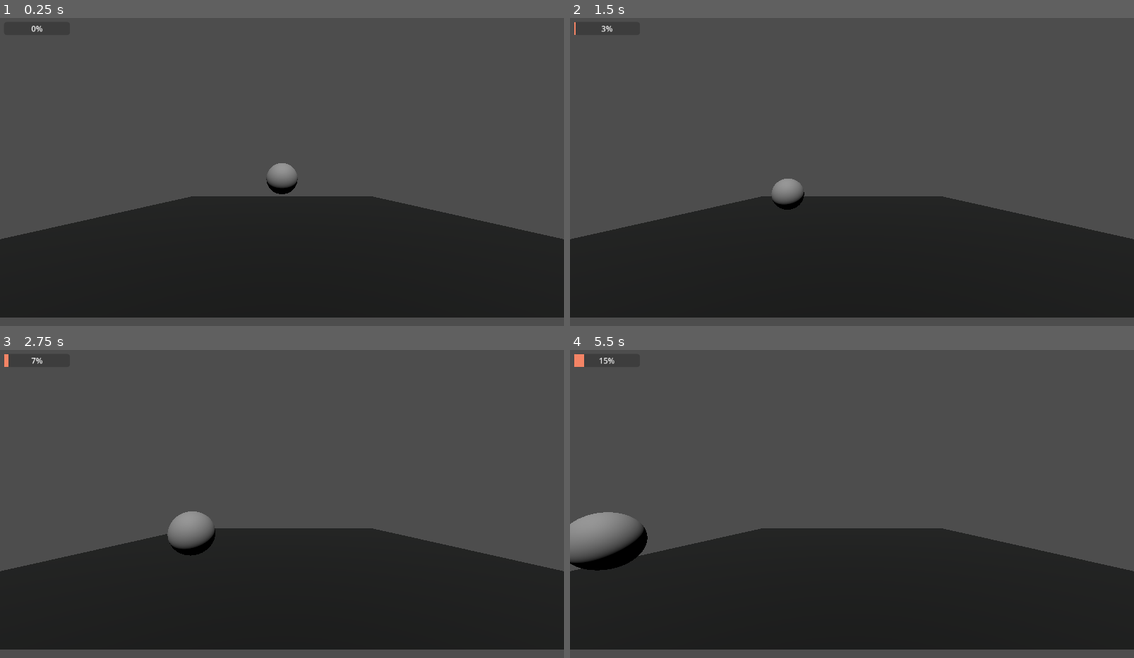
Above: before the commit, frames 1-4 (two rows, left to right).
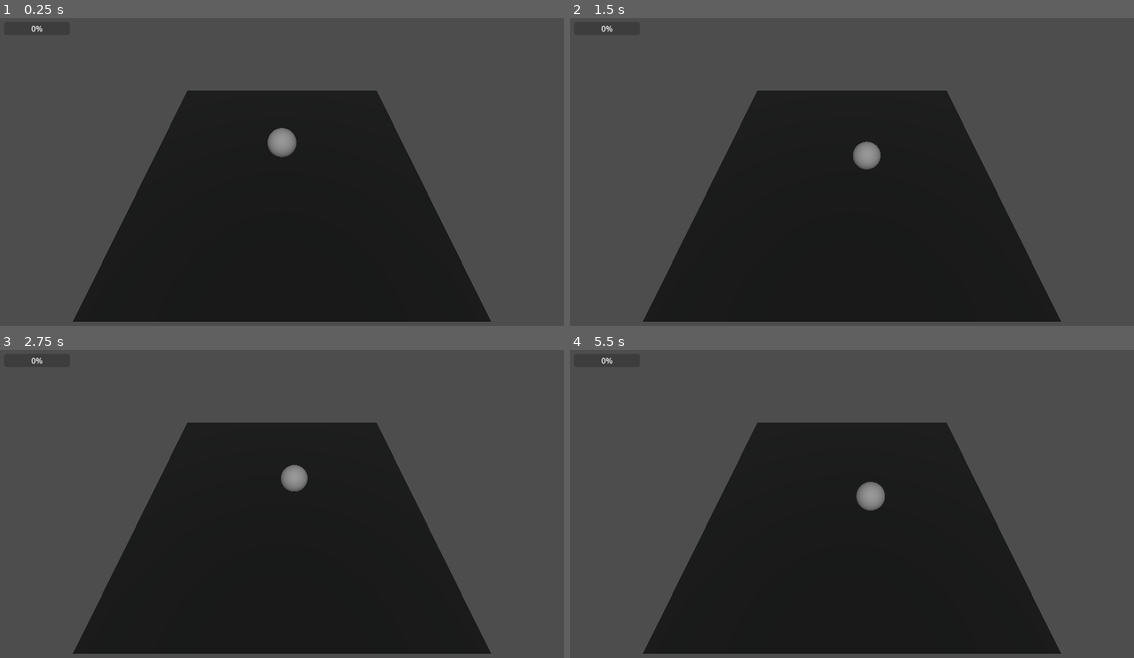
Above: after the commit, the same moments.

Repository: motionnblur/3d-prototype-godot
Game: Godot game, scene res://node_3d.tscn
Same seed, same stepped clock (60 frames per second), same inputs: the game is played once before the commit and once after it. The project has no main scene, so this scene is started directly.
Inputs (mouse positions are in pixels of both pictures, inside the frame that each line leads up to):
- Up to frame 1 (0.25 s): no input
- Up to frame 2 (1.5 s): move the mouse to (976, 159) at 0.52 s; hold A (KEY_A) 0.53-1.28 s; tap D (KEY_D) at 0.8, 1.35 s; move the mouse to (739, 193) at 1.27 s
- Up to frame 3 (2.75 s): tap S (KEY_S) at 1.55 s; move the mouse to (338, 439) at 2.02 s; hold S (KEY_S) from 2.03 s (still down); tap W (KEY_W) at 2.3 s
- Up to frame 4 (5.5 s): move the mouse to (823, 571) at 2.77 s; release S (KEY_S) at 2.78 s; tap W (KEY_W) at 2.85, 5.3 s; tap A (KEY_A) at 3.05 s; move the mouse to (1021, 556) at 3.52 s; hold A (KEY_A) 3.53-4.28 s; tap D (KEY_D) at 3.8, 4.35 s; move the mouse to (682, 460) at 4.27 s; tap S (KEY_S) at 4.55 s; tap Enter at 5 s; move the mouse to (880, 507) at 5.02 s; hold S (KEY_S) from 5.03 s (still down)

The runs differ from the first frame. In frame 1, 26% of the frame differs, in the area x 0-100%, y 23-99%; in frame 2, 27%; in frame 3, 27%; in frame 4, 28%, in the area x 0-100%, y 1-99%.

Commit message:
Move by raycast works

Diff:
--- a/node_3d.tscn
+++ b/node_3d.tscn
@@ -21,10 +21,7 @@
 
 [node name="Camera3D" type="Camera3D" parent="."]
 unique_name_in_owner = true
-transform = Transform3D(1, 0, 0, 0, 1, 0, 0, 0, 1, 0, 1.11942, 6.63049)
-
-[node name="RayCast3D" type="RayCast3D" parent="Camera3D"]
-transform = Transform3D(1, 0, 0, 0, 1, 0, 0, 0, 1, 0, -1.11942, -6.63049)
+transform = Transform3D(1, 0, 0, 0, 0.597821, 0.80163, 0, -0.80163, 0.597821, 0, 6.04066, 5.15514)
 
 [node name="sphere" type="RigidBody3D" parent="."]
 transform = Transform3D(1, 0, 0, 0, 1, 0, 0, 0, 1, 0, 1.32525, 0)
--- a/sphere.gd
+++ b/sphere.gd
@@ -7,20 +7,21 @@
 func _process(delta: float) -> void:
 	if !collided:
 		return
-	%ProgressBar.value += delta*3
+	#%ProgressBar.value += delta*3
 
-	if Input.is_action_pressed("KEY_W"):
-		position -= global_basis.z * speed * delta
-	elif Input.is_action_pressed("KEY_S"):
-		position += global_basis.z * speed * delta
-	elif Input.is_action_pressed("KEY_A"):
-		position -= global_basis.x * speed * delta
-	elif Input.is_action_pressed("KEY_D"):
-		position += global_basis.x * speed * delta
+	#if Input.is_action_pressed("KEY_W"):
+		#position -= global_basis.z * speed * delta
+	#elif Input.is_action_pressed("KEY_S"):
+		#position += global_basis.z * speed * delta
+	#elif Input.is_action_pressed("KEY_A"):
+		#position -= global_basis.x * speed * delta
+	#elif Input.is_action_pressed("KEY_D"):
+		#position += global_basis.x * speed * delta
 
 	var mouse_pos = get_viewport().get_mouse_position()
+	var ray_length = 100
 	var from = %Camera3D.project_ray_origin(mouse_pos)
-	var to = from + %Camera3D.project_ray_normal(mouse_pos) * 500
+	var to = from + %Camera3D.project_ray_normal(mouse_pos) * ray_length
 	var space = get_world_3d().direct_space_state
 	var ray_query = PhysicsRayQueryParameters3D.new()
 	ray_query.from = from
@@ -28,7 +29,11 @@
 	ray_query.collide_with_areas = true
 	var raycast_result = space.intersect_ray(ray_query)
 
-	print(raycast_result)
+	if raycast_result.size() > 0:
+		var pos = raycast_result.position
+		pos.y = position.y
+		var dir = (pos - position).normalized()
+		position += dir*delta
 
 
 func _on_body_shape_entered(body_rid: RID, body: Node, body_shape_index: int, local_shape_index: int) -> void:
